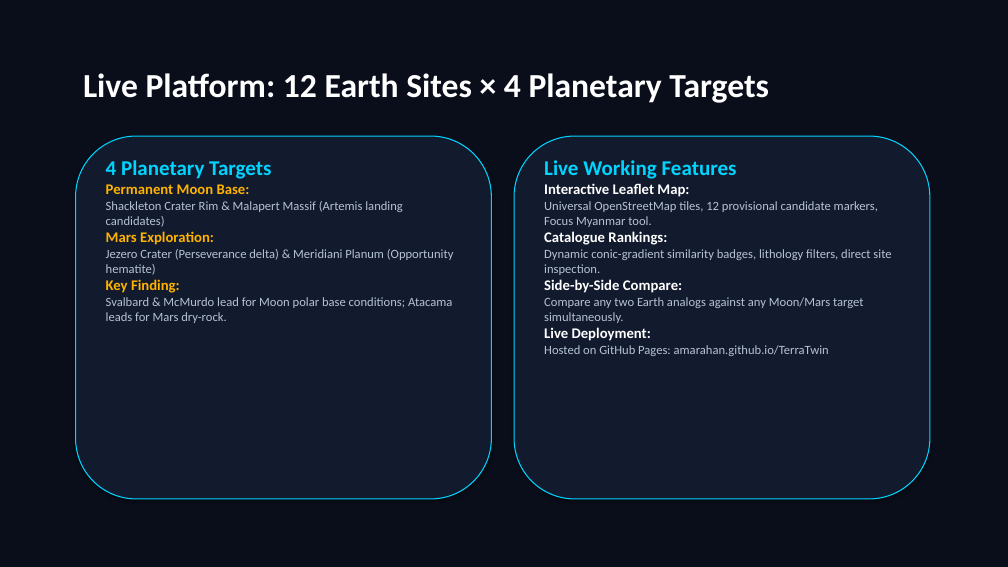
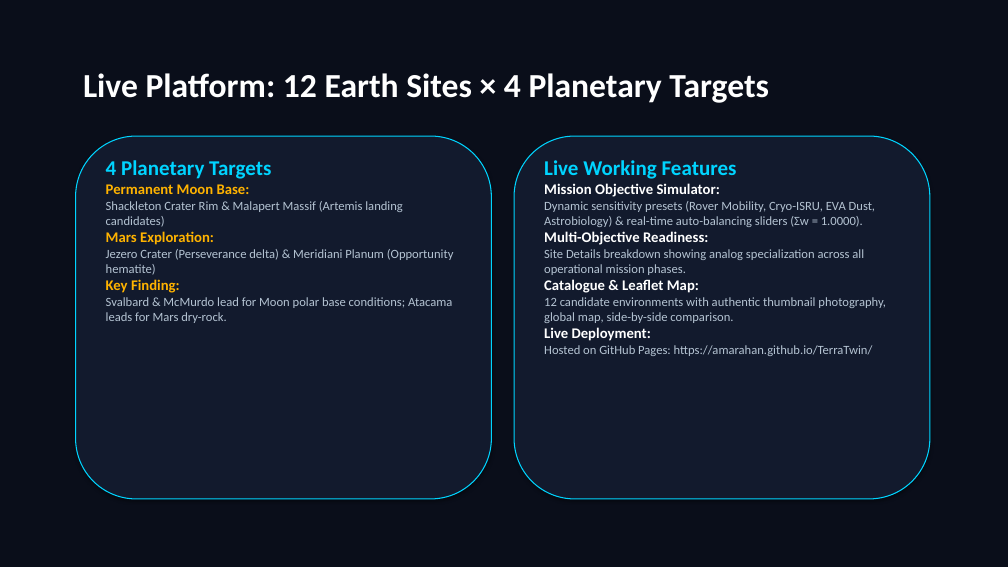
Before and after one commit to Amarahan/TerraTwin, a slide deck: slide 4 of submission/TerraTwin_3Min_Pitch.pptx. Drawn at 1008x567 pixels with LibreOffice and Linux fonts; fonts in the diff are those of the drawing. Boxes give left, top, right and bottom in pixels: in the first picture for what was removed or moved away, otherwise in the second. Text is boxed around its words. In the diff, an @@ line names an element or a change of style, - is before the commit and + after.

Commit message:
docs(presentation): update PPT decks with Mission Objective Simulator and test verification

```diff
--- a/submission/TerraTwin_3Min_Pitch.pptx
+++ b/submission/TerraTwin_3Min_Pitch.pptx
@@ text at [544,201,886,323]: text changed @@
-Interactive Leaflet Map:
-Universal OpenStreetMap tiles, 12 provisional candidate markers, Focus Myanmar tool.
-Catalogue Rankings:
-Dynamic conic-gradient similarity badges, lithology filters, direct site inspection.
-Side-by-Side Compare:
-Compare any two Earth analogs against any Moon/Mars target simultaneously.
+Mission Objective Simulator:
+Dynamic sensitivity presets (Rover Mobility, Cryo-ISRU, EVA Dust, Astrobiology) & real-time auto-balancing sliders (Σw = 1.0000).
+Multi-Objective Readiness:
+Site Details breakdown showing analog specialization across all operational mission phases.
+Catalogue & Leaflet Map:
+12 candidate environments with authentic thumbnail photography, global map, side-by-side comparison.
@@ text at [544,345,873,356]: text changed @@
-Hosted on GitHub Pages: amarahan.github.io/TerraTwin
+Hosted on GitHub Pages: https://amarahan.github.io/TerraTwin/
```
Also in this commit, not shown: 2 other slides changed, 3 other files.
